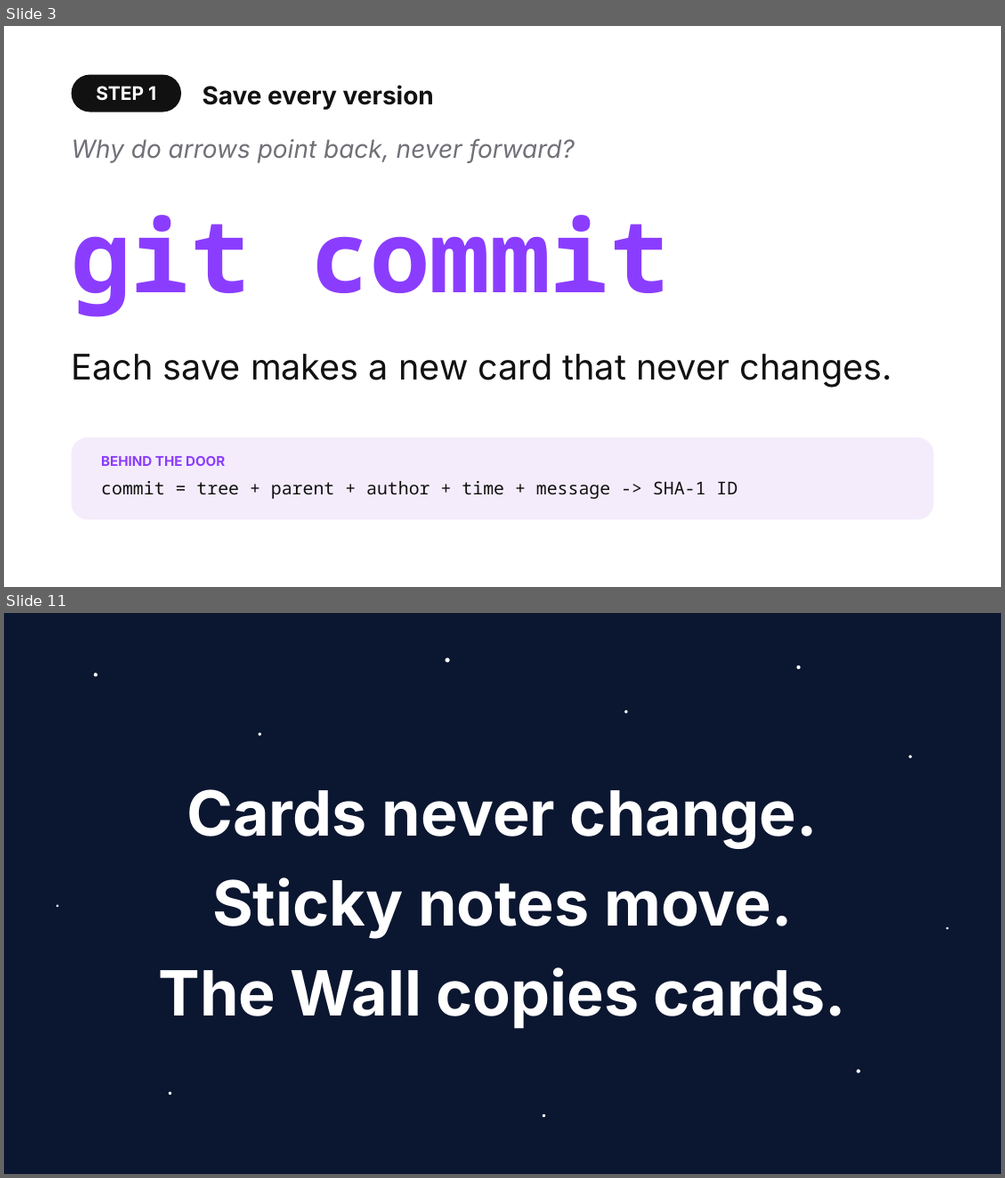
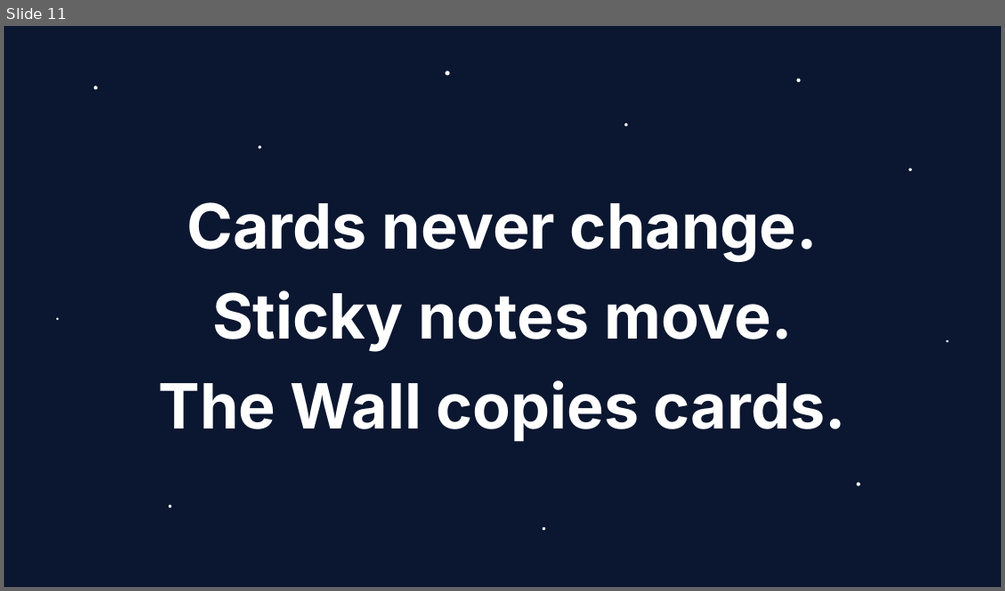
Before and after one commit to shubham3-ucb/cs294-pl, a slide deck: slides/tuesday_app.pptx. Shown one above the other, each under a label of ours: slides 3 and 11 before the commit, slide 11 after it; the slides between them are not shown. The pictures are 1005x1178 and 1005x591 pixels, drawn with LibreOffice and Linux fonts; fonts in the diff are those of the drawing. Boxes give left, top, right and bottom in pixels: in the first picture for what was removed or moved away, otherwise in the second. Text is boxed around its words. In the diff, an @@ line names an element or a change of style, - is before the commit and + after.

```diff
--- a/slides/tuesday_app.pptx
+++ b/slides/tuesday_app.pptx
@@ slide 3 removed at box(4, 26, 1001, 587), background #FFFFFF @@
@@ rounded rectangle removed at box(72, 75, 181, 112) @@
-STEP 1
@@ text removed at box(202, 85, 434, 110) @@
-Save every version
@@ text removed at box(72, 139, 574, 163) @@
-Why do arrows point back, never forward?
@@ text removed at box(72, 215, 669, 317) @@
-git commit
@@ text removed at box(72, 354, 892, 387) @@
-Each save makes a new card that never changes.
@@ rounded rectangle removed at box(72, 437, 933, 520) @@
@@ text removed at box(101, 456, 225, 466) @@
-BEHIND THE DOOR
@@ text removed at box(101, 481, 737, 499) @@
-commit = tree + parent + author + time + message -> SHA-1 ID
```
Also in this commit, not shown: 3 slides changed, 7 slides added, 6 other slides removed, 50 other files.
